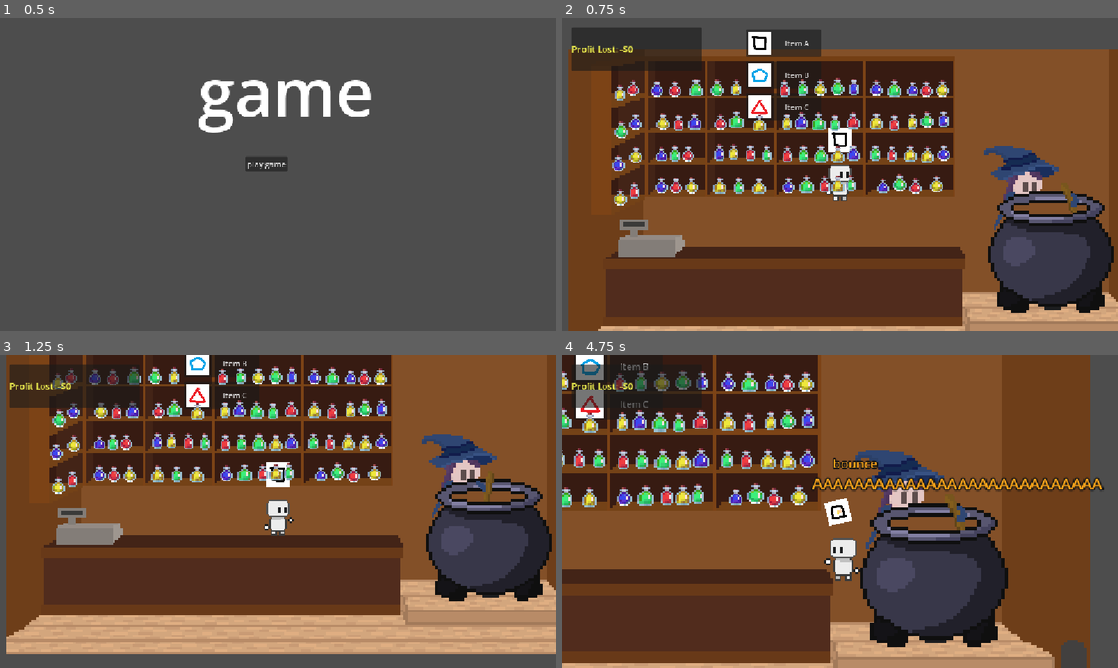
Above: before the commit, frames 1-4 (two rows, left to right).
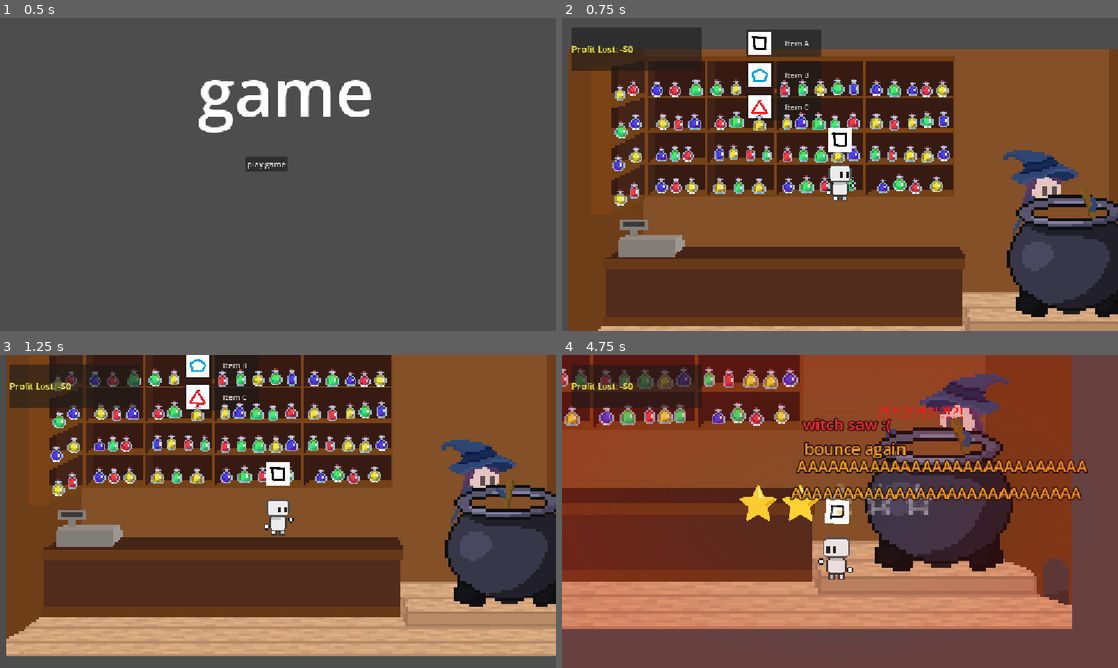
Above: after the commit, the same moments.

Repository: AntAntL/Jame-Gam-Oct2026_RAH
Game: Godot game, scene res://mainmenu.tscn
Same seed, same stepped clock (60 frames per second), same inputs: the game is played once before the commit and once after it. The engine's default icon, where the game draws it, is replaced by a stand-in: a white triangle on a blue panel in a dark square.
Inputs (mouse positions are in pixels of both pictures, inside the frame that each line leads up to):
- Up to frame 1 (0.5 s): no input
- Up to frame 2 (0.75 s): click "play game" at 0.5 s
- Up to frame 3 (1.25 s): no input
- Up to frame 4 (4.75 s): tap Enter at 1.25 s; move the mouse to (962, 495) at 1.27 s; hold D (right) 1.28-2 s; tap F (throw) at 1.35, 2.85, 4.35 s; click (962, 495) at 1.42 s; tap W (jump) at 1.52, 1.82, 4.52 s; drag from (851, 508) to (979, 536) at 2.02 s; move the mouse to (895, 442) at 2.77 s; hold D (right) 2.78-3.5 s; drag from (812, 574) to (673, 464) at 3.52 s; move the mouse to (1006, 558) at 4.27 s; hold A (left) from 4.28 s (still down)

Frame 1 is identical in both runs. In frame 2, 6.5% of the frame differs, in the area x 47-100%, y 35-96%; in frame 3, 18%; in frame 4, 79%, in the area x 0-100%, y 0-100%.

Commit message:
bg music & end screen fix

Diff:
--- a/game_hud.gd
+++ b/game_hud.gd
@@ -211,7 +211,6 @@
 		end_screen.visible = true
 		end_screen.mouse_filter = Control.MOUSE_FILTER_STOP
 		red_overlay.color = Color(0.65, 0.04, 0.04, 0.0)
-		end_content.modulate.a = 0.0
 
 		# Simple red screen fade-in
 		var t = create_tween()
--- a/map.tscn
+++ b/map.tscn
@@ -5,7 +5,7 @@
 [node name="StaticBody2D" type="StaticBody2D" unique_id=319056030]
 
 [node name="CollisionPolygon2D" type="CollisionPolygon2D" parent="." unique_id=759475686]
-polygon = PackedVector2Array(-103, 5, -91, 5, -92, 11, -79, 11, -77, 14, -78, 17, 34, 16, 36, 21, 35, 24, 35, 47, -111, 47, -109, 20, -105, 20, -103, 12)
+polygon = PackedVector2Array(-103, 5, -91, 5, -92, 9, -92, 11, -78, 11, -77, 15, 34, 16, 36, 21, 36, 24, -110, 25, -110, 21, -105, 18, -104, 13, -102, 11)
 
 [node name="Sprite2D" type="Sprite2D" parent="." unique_id=1375958977]
 texture = ExtResource("1_c7s6e")
--- a/world.tscn
+++ b/world.tscn
@@ -9,6 +9,7 @@
 [ext_resource type="Script" uid="uid://b0b13m006rpss" path="res://customer_spawner.gd" id="7_spawner"]
 [ext_resource type="Texture2D" uid="uid://cweggrihu3g3" path="res://Objects/Sprites/World/Interactable-Main/BlueBottle.png" id="8_cbp6q"]
 [ext_resource type="Texture2D" uid="uid://c6tqebv02vvvl" path="res://Objects/Sprites/World/Interactable-Main/BlueVials.png" id="9_26xuy"]
+[ext_resource type="AudioStream" uid="uid://d27wtqrqy6qvq" path="res://Objects/SFX/Main_BGMusic.wav" id="9_ioo17"]
 [ext_resource type="Texture2D" uid="uid://2l7mwbvmpq83" path="res://Objects/Sprites/World/Interactable-Main/BlueTriBottle.png" id="10_bc84e"]
 [ext_resource type="Texture2D" uid="uid://w14mxi1il8uv" path="res://Objects/Sprites/World/Interactable-Main/GreenBottle.png" id="11_wukud"]
 [ext_resource type="Texture2D" uid="uid://cuxyh8o864jyu" path="res://Objects/Sprites/World/Interactable-Main/GreenTriBottle.png" id="12_il2jm"]
@@ -19,7 +20,6 @@
 [ext_resource type="Texture2D" uid="uid://cc04os0nby0xc" path="res://Objects/Sprites/World/Interactable-Main/HealthTriBottle.png" id="17_o3ebs"]
 [ext_resource type="Texture2D" uid="uid://bq4tukp2ab872" path="res://Objects/Sprites/World/Interactable-Main/YellowTriBottle.png" id="18_k83mh"]
 [ext_resource type="Texture2D" uid="uid://dx3nnmr1yrcy5" path="res://Objects/Sprites/World/Interactable-Main/HealthVial.png" id="19_qktwf"]
-[ext_resource type="AudioStream" uid="uid://d27wtqrqy6qvq" path="res://Objects/SFX/Main_BGMusic.wav" id="9_ioo17"]
 
 [sub_resource type="WorldBoundaryShape2D" id="WorldBoundaryShape2D_r300x"]
 
@@ -29,6 +29,7 @@
 [node name="Node2D" type="Node2D" unique_id=784977946]
 
 [node name="Player" parent="." unique_id=789483730 instance=ExtResource("1_f3sb7")]
+z_index = 5
 position = Vector2(488, 315)
 
 [node name="StaticBody2D" type="StaticBody2D" parent="." unique_id=900511250]
@@ -39,7 +40,7 @@
 shape = SubResource("WorldBoundaryShape2D_r300x")
 
 [node name="Cauldron" parent="." unique_id=922759971 instance=ExtResource("2_fj7yv")]
-position = Vector2(928, 483)
+position = Vector2(968, 492)
 scale = Vector2(2, 2)
 
 [node name="Shelf" parent="." unique_id=1933029903 instance=ExtResource("3_shelf")]
@@ -49,7 +50,7 @@
 offset_bottom = 311.0
 
 [node name="Witch" parent="." unique_id=2099214223 instance=ExtResource("4_aqk2v")]
-position = Vector2(823, 368)
+position = Vector2(863, 377)
 
 [node name="CustomerSpawner" type="Node2D" parent="." unique_id=1086228455]
 position = Vector2(-20, 470)
@@ -438,3 +439,8 @@
 position = Vector2(516, 278)
 scale = Vector2(3.424197, 3.424197)
 texture = ExtResource("10_bc84e")
+
+[node name="AudioStreamPlayer" type="AudioStreamPlayer" parent="." unique_id=233533534]
+stream = ExtResource("9_ioo17")
+volume_db = -10.0
+autoplay = true
